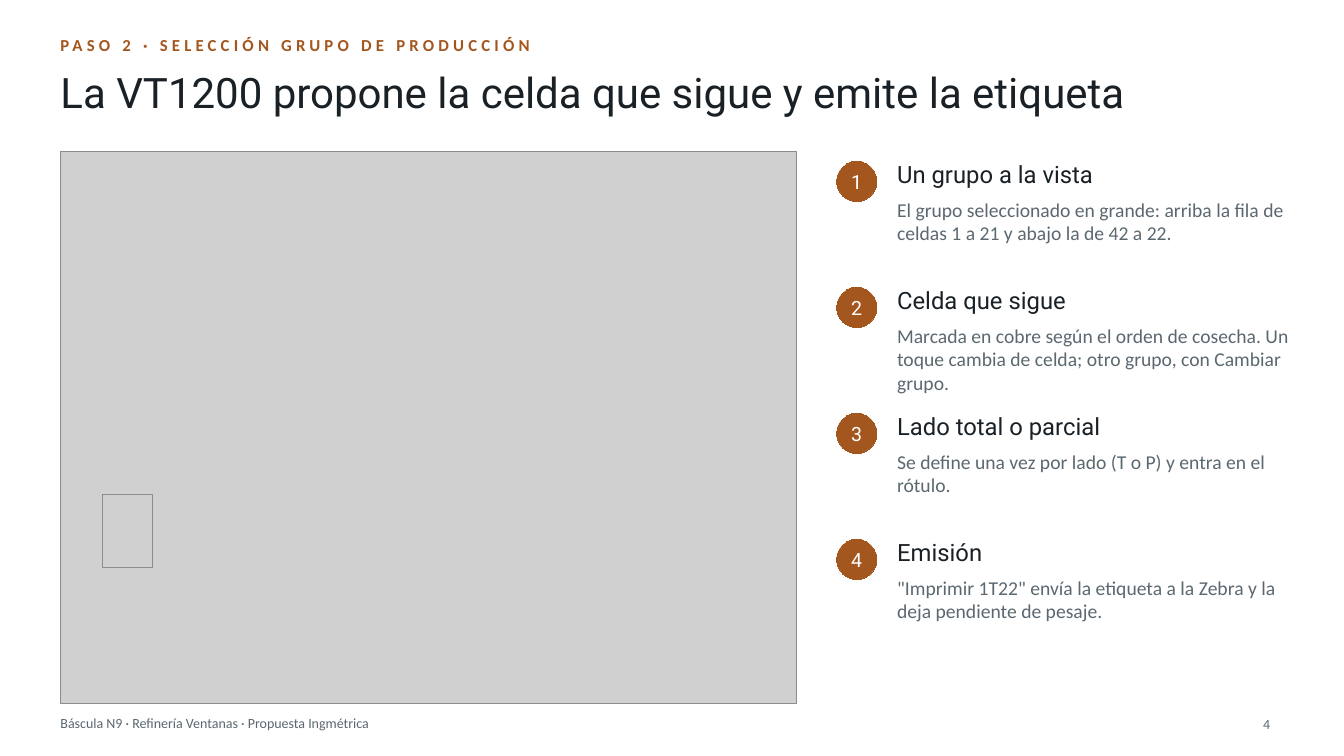
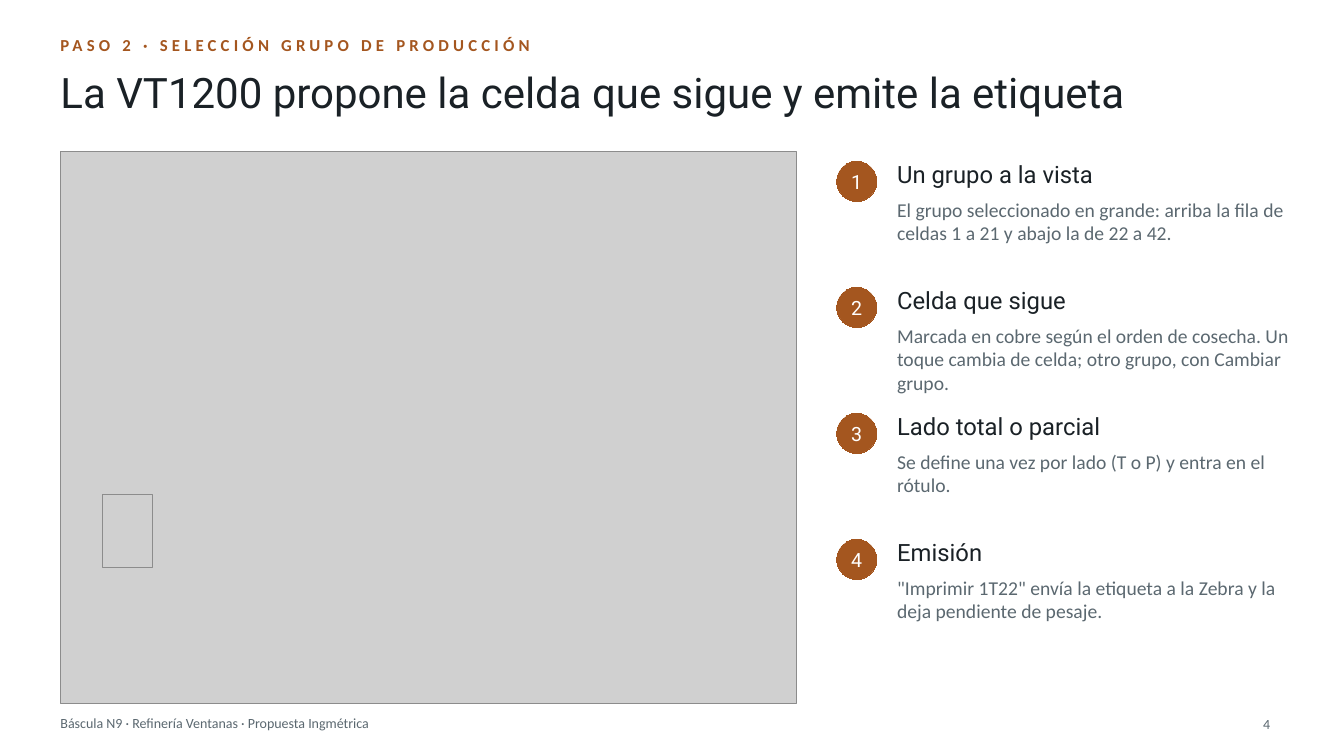
Before and after one commit to BortegaING/Codelco-Proyecto, a slide deck: slide 4 of presentacion/Bascula-N9-Ventanas.pptx. Drawn at 1344x756 pixels with LibreOffice and Linux fonts; fonts in the diff are those of the drawing; grey boxes stand for pictures. Boxes give left, top, right and bottom in pixels: in the first picture for what was removed or moved away, otherwise in the second. Text is boxed around its words. In the diff, an @@ line names an element or a change of style, - is before the commit and + after.

```diff
--- a/presentacion/Bascula-N9-Ventanas.pptx
+++ b/presentacion/Bascula-N9-Ventanas.pptx
@@ text at (x1=897, y1=203, x2=1283, y2=244): text changed @@
-El grupo seleccionado en grande: arriba la fila de celdas 1 a 21 y abajo la de 42 a 22.
+El grupo seleccionado en grande: arriba la fila de celdas 1 a 21 y abajo la de 22 a 42.
```
Also in this commit, not shown: 1 other slide changed, 11 other files.
